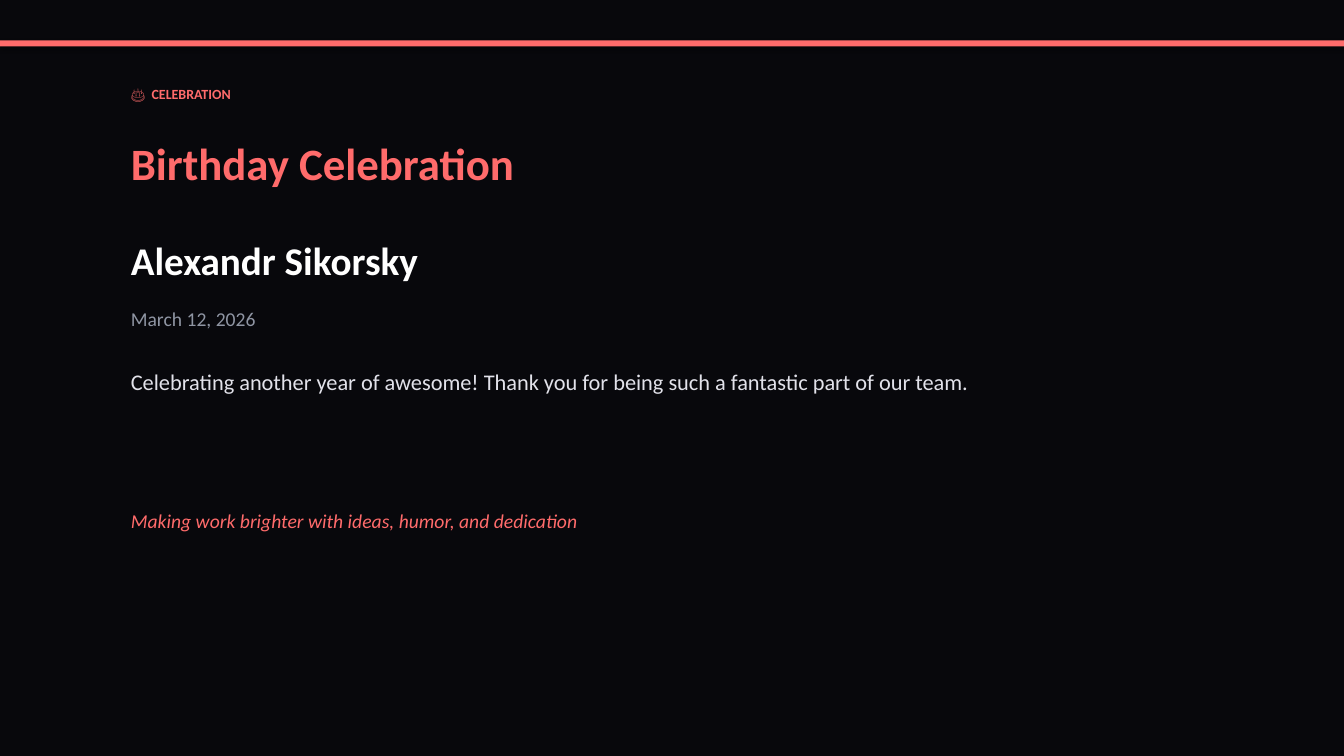
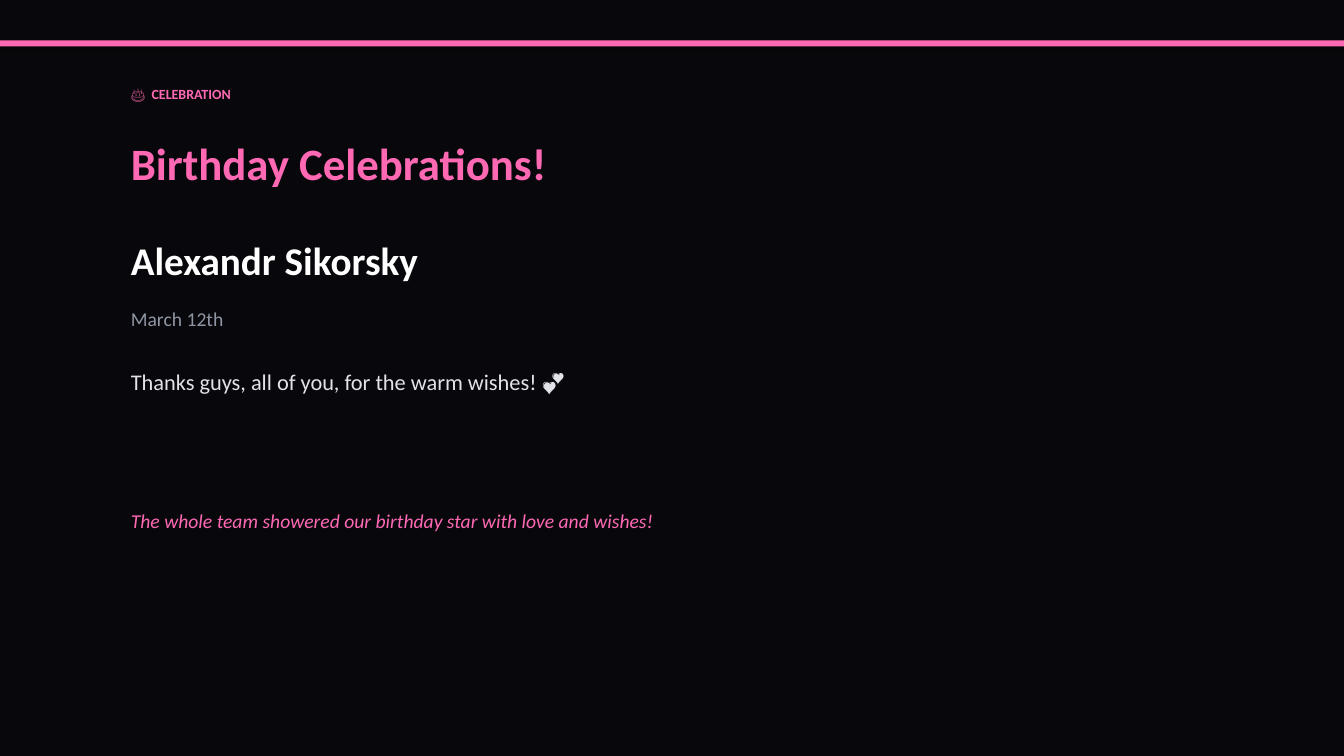
Before and after one commit to liliyagarifullina-maker/appodeal-pulse, a slide deck: slide 3 of data/archive/pulse_2026-03-12.pptx (slide 2 before the commit). Drawn at 1344x756 pixels with LibreOffice and Linux fonts; fonts in the diff are those of the drawing. Boxes give left, top, right and bottom in pixels: in the first picture for what was removed or moved away, otherwise in the second. Text is boxed around its words. In the diff, an @@ line names an element or a change of style, - is before the commit and + after.

```diff
--- a/data/archive/pulse_2026-03-12.pptx
+++ b/data/archive/pulse_2026-03-12.pptx
@@ rectangle at (0,40,1344,46): fill #FF6B6B to #FF69B4 @@
@@ text "🎂 CELEBRATION" at (152,90,231,99): text colour #FF6B6B to #FF69B4 @@
@@ text at (131,148,546,187): text changed; text colour #FF6B6B to #FF69B4 @@
-Birthday Celebration
+Birthday Celebrations!
@@ text at (131,312,224,326): text changed @@
-March 12, 2026
+March 12th
@@ text at (131,374,537,394): text changed @@
-Celebrating another year of awesome! Thank you for being such a fantastic part of our team.
+Thanks guys, all of you, for the warm wishes! 💕
@@ text at (131,514,653,531): text changed; text colour #FF6B6B to #FF69B4 @@
-Making work brighter with ideas, humor, and dedication
+The whole team showered our birthday star with love and wishes!
```
Also in this commit, not shown: 14 other slides changed, 3 slides added, 3 slides removed, 2 other files.
